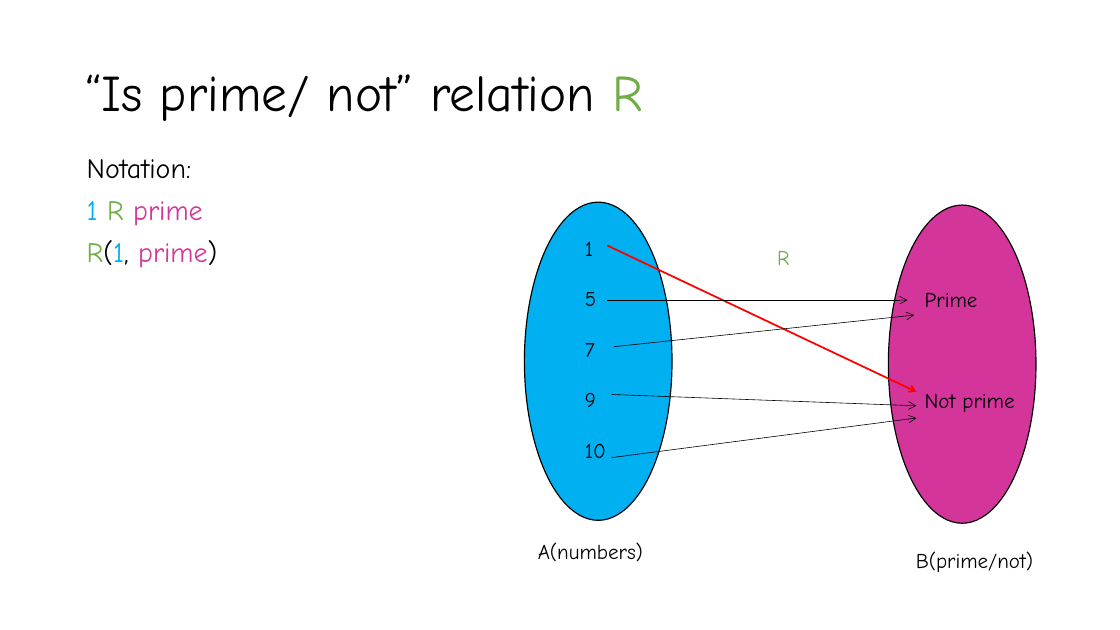
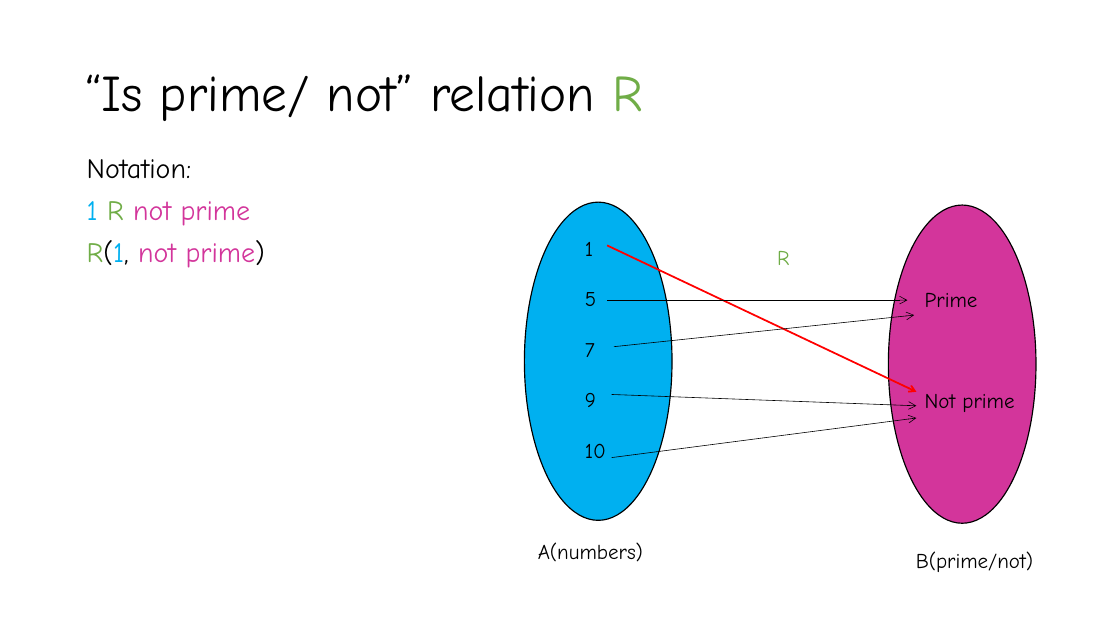
Before and after one commit to YeasirRayhanPrince/yeasirrayhanprince.github.io, a slide deck: slide 8 of cse106/slides/5.Relations.pptx. Drawn at 1120x630 pixels with LibreOffice and Linux fonts; fonts in the diff are those of the drawing. Boxes give left, top, right and bottom in pixels: in the first picture for what was removed or moved away, otherwise in the second. Text is boxed around its words. In the diff, an @@ line names an element or a change of style, - is before the commit and + after.

```diff
--- a/cse106/slides/5.Relations.pptx
+++ b/cse106/slides/5.Relations.pptx
@@ text at (x1=87, y1=201, x2=265, y2=268): text changed @@
-1 R prime
-R(1, prime)
+1 R not prime
+R(1, not prime)
```
Also in this commit, not shown: 3 other slides changed, 1 other file.
